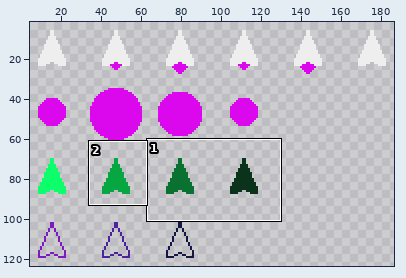
A sprite sheet gets an edit: assets/sprites/spaceship.png. Above: a wide view before the commit, with the close-up outlined.
Close-up. Before:
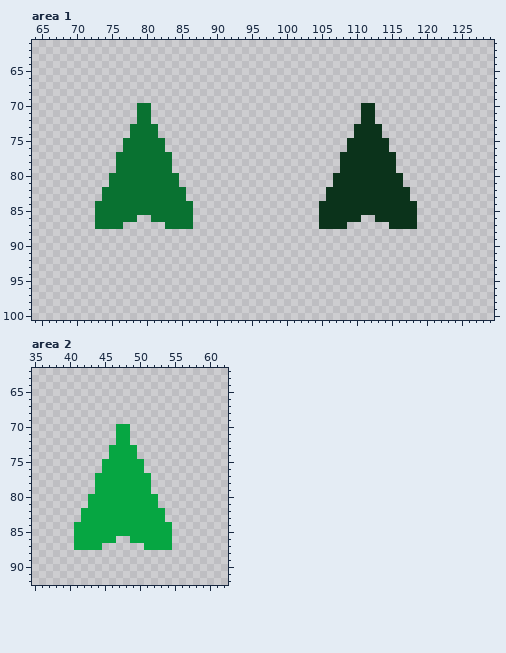
The file is 192x128 pixels. Shown: area 1: x 64..129, y 61..100; area 2: x 35..62, y 62..92. The wide view leaves out empty margins.
The result:
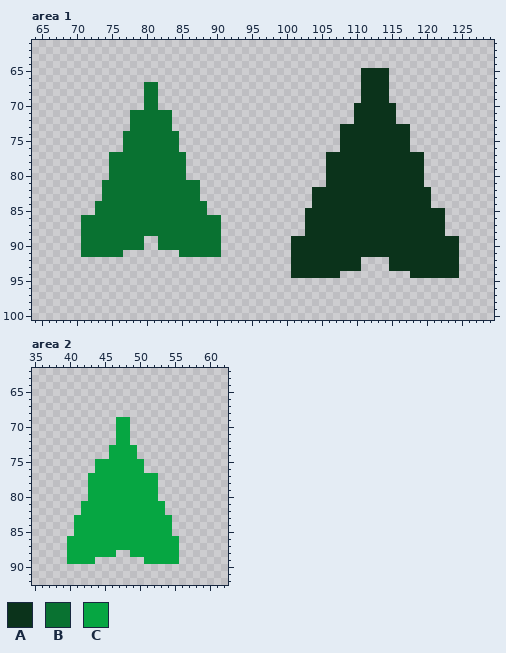
Palette (. is transparent): A #0b331b  B #097231  C #06a642
What changed:
Area 1:
y 65..66: x 111..114 .... -> AAAA
y 67..69: x 80..81 .. -> BB; x 111..114 .... -> AAAA
y 70: x 79 B -> .; x 81 . -> B; x 110 . -> A; x 113..115 ... -> AAA
y 71..72: x 78 . -> B; x 81..83 ... -> BBB; x 110 . -> A; x 113..115 ... -> AAA
y 73: x 82..83 .. -> BB; x 108..109 .. -> AA; x 114..117 .... -> AAAA
y 74: x 77 . -> B; x 82..84 ... -> BBB; x 108..109 .. -> AA; x 114..117 .... -> AAAA
y 75..76: x 83..84 .. -> BB; x 108 . -> A; x 115..117 ... -> AAA
y 77..79: x 75 . -> B; x 84..85 .. -> BB; x 106..107 .. -> AA; x 116..119 .... -> AAAA
y 80: x 85 . -> B; x 106 . -> A; x 117..119 ... -> AAA
y 81: x 74 . -> B; x 85..87 ... -> BBB; x 106 . -> A; x 117..119 ... -> AAA
y 82..83: x 86..87 .. -> BB; x 104..105 .. -> AA; x 118..120 ... -> AAA
y 84: x 87..88 .. -> BB; x 104 . -> A; x 119..120 .. -> AA
y 85: x 87..88 .. -> BB; x 103..104 .. -> AA; x 119..122 .... -> AAAA
y 86: x 71..72 .. -> BB; x 79..80 .. -> BB; x 87..90 .... -> BBBB; x 103..104 .. -> AA; x 111..112 .. -> AA; x 119..122 .... -> AAAA
y 87: x 71..72 .. -> BB; x 77..82 ...... -> BBBBBB; x 87..90 .... -> BBBB; x 103..104 .. -> AA; x 109..114 ...... -> AAAAAA; x 119..122 .... -> AAAA
y 88: x 71..90 .................... -> BBBBBBBBBBBBBBBBBBBB; x 103..122 .................... -> AAAAAAAAAAAAAAAAAAAA
y 89..90: x 71..79 ......... -> BBBBBBBBB; x 82..90 ......... -> BBBBBBBBB; x 101..124 ........................ -> AAAAAAAAAAAAAAAAAAAAAAAA
y 91: x 71..76 ...... -> BBBBBB; x 85..90 ...... -> BBBBBB; x 101..124 ........................ -> AAAAAAAAAAAAAAAAAAAAAAAA
y 92..93: x 101..110 .......... -> AAAAAAAAAA; x 115..124 .......... -> AAAAAAAAAA
y 94: x 101..107 ....... -> AAAAAAA; x 118..124 ....... -> AAAAAAA
Area 2:
y 69: x 47..48 .. -> CC
y 75..76: x 44 . -> C
y 77..79: x 43 . -> C; x 52 . -> C
y 81: x 42 . -> C; x 53 . -> C
y 83: x 41 . -> C; x 54 . -> C
y 86: x 40 . -> C; x 47..48 .. -> CC; x 55 . -> C
y 87: x 40 . -> C; x 45..50 ...... -> CCCCCC; x 55 . -> C
y 88: x 40..46 ....... -> CCCCCCC; x 49..55 ....... -> CCCCCCC
y 89: x 40..43 .... -> CCCC; x 51..55 ..... -> CCCCC
Where, in picture pixels (left, top, right, bottom), the same in both close-ups:
added: (291, 68, 459, 278)
changed: (81, 82, 221, 257)
added: (116, 417, 130, 424)
added: (67, 459, 179, 564)
